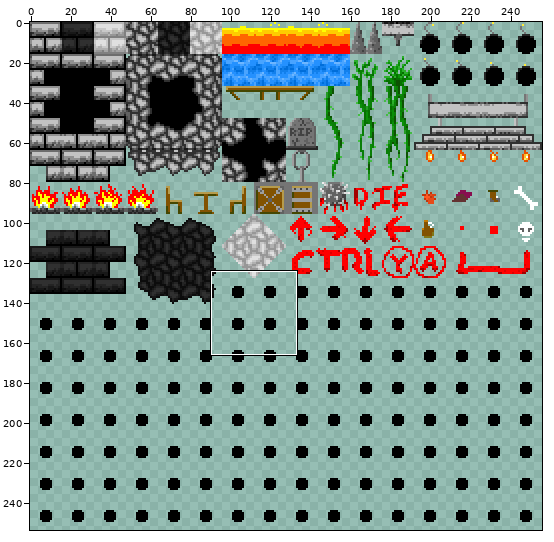
Sprite sheet: Assets/Tiles/TileSet.png. The picture above shows the old version from afar; the outline marks the close-up.
Close-up. First the earlier version:
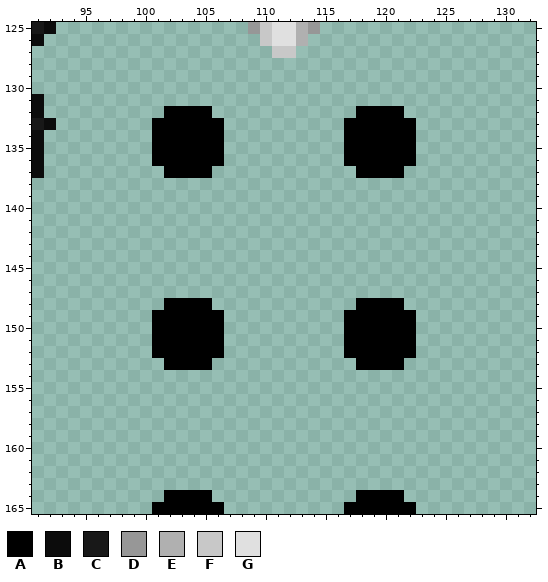
The file is 256x256 pixels. Colours within 5 levels of each other are drawn and written as one. Shown: x 91..132, y 125..165. The wide view leaves out empty margins. The commit also changed other parts of the picture, which this record leaves out.
Palette (. is transparent): A #000000  B #0c0c0c  C #181818  D #979797  E #b0b0b0  F #c8c8c8  G #e0e0e0
Pixels before, first column x 91:
125 CB................DFGGED........
126 B..................FGGE.........
127 ....................FF..........
128 ................................
129 ................................
130 ................................
131 B...............................
132 B..........AAAA............AAAA.
133 CB........AAAAAA..........AAAAAA
134 B.........AAAAAA..........AAAAAA
135 B.........AAAAAA..........AAAAAA
136 B.........AAAAAA..........AAAAAA
137 B..........AAAA............AAAA.
138 ................................
139 ................................
140 ................................
141 ................................
142 ................................
143 ................................
144 ................................
145 ................................
146 ................................
147 ................................
148 ...........AAAA............AAAA.
149 ..........AAAAAA..........AAAAAA
150 ..........AAAAAA..........AAAAAA
151 ..........AAAAAA..........AAAAAA
152 ..........AAAAAA..........AAAAAA
153 ...........AAAA............AAAA.
154 ................................
155 ................................
156 ................................
157 ................................
158 ................................
159 ................................
160 ................................
161 ................................
162 ................................
163 ................................
164 ...........AAAA............AAAA.
165 ..........AAAAAA..........AAAAAA
The result:
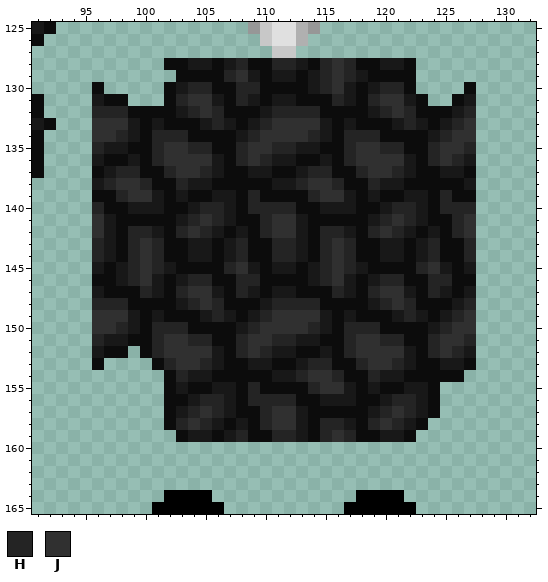
Colours new in this view: H #242424  J #303030
The exact change:
y 128: x 102..122 ..................... -> BBCCBCHBBHHCBHJHBBCCB
y 129: x 103..122 .................... -> BBBBHJCBCCBCHJHCBBBB
y 130: x 96 . -> B; x 102..122 ..................... -> BCHHBBHHBBBBCHJCBCHHB; x 127 . -> B
y 131: x 96..98 ... -> CBB; x 102..123 ...................... -> BHJJCBHCBCCBBBHCBHJJCB; x 126..127 .. -> BC
y 132: x 96..127 ......AAAA............AAAA...... -> HHHBBBBCHJHBBBCHHHHBBBBCHJHBBBCH
y 133: x 96..127 .....AAAAAA..........AAAAAA..... -> JJJCBCBBBCHCBCHJJJJCBCBBBCHCBCHJ
y 134: x 96..127 .....AAAAAA..........AAAAAA..... -> JJHCBHHHBBBBCHJJJJHCBHHHBBBBCHJJ
y 135: x 96..127 .....AAAAAA..........AAAAAA..... -> HCCBBHJJHHBBHJJHHCCBBHJJHHBBHJJH
y 136: x 96..127 .....AAAAAA..........AAAAAA..... -> CBBCBHJJJJCBHJHCCBBCBHJJJJCBHJHC
y 137: x 96..127 ......AAAA............AAAA...... -> BCHHBBHJJHCBBCCBBCHHBBHJJHCBBCCB
y 138: x 96..127 ................................ -> CHJJHBBHCCBBBBBCCHJJHBBHCCBBBBBC
y 139: x 96..127 ................................ -> BBHJJCBCBBCCBHBBBBHJJCBCBBCCBHBB
y 140: x 96..127 ................................ -> HBBCCCBBCHHCBHHHHBBCCCBBCHHCBHHH
y 141: x 96..127 ................................ -> JCBBBBBCHJHCBBHJJCBBBBBCHJHCBBHJ
y 142: x 96..127 ................................ -> JCBHHCBHJHCBCBHJJCBHHCBHJHCBCBHJ
y 143..144: x 96..127 ................................ -> HCBHJHBBCCBCHBBHHCBHJHBBCCBCHBBH
y 145: x 96..127 ................................ -> CBCHJHCBBBBHJCBCCBCHJHCBBBBHJCBC
y 146: x 96..127 ................................ -> BBCHJCBCHHBBHHBBBBCHJCBCHHBBHHBB
y 147: x 96..127 ................................ -> CBBBHCBHJJCBHCBCCBBBHCBHJJCBHCBC
y 148: x 96..127 ......AAAA............AAAA...... -> HHHBBBBCHJHBBBCHHHHBBBBCHJHBBBCH
y 149: x 96..127 .....AAAAAA..........AAAAAA..... -> JJJCBCBBBCHCBCHJJJJCBCBBBCHCBCHJ
y 150: x 96..127 .....AAAAAA..........AAAAAA..... -> JJHCBHHHBBBBCHJJJJHCBHHHBBBBCHJJ
y 151: x 96..127 .....AAAAAA..........AAAAAA..... -> HCCBBHJJHHBBHJJHHCCBBHJJHHBBHJJH
y 152: x 96..98 ... -> CBB; x 100..127 .AAAAAA..........AAAAAA..... -> BHJJJJCBHJHCCBBCBHJJJJCBHJHC
y 153: x 96 . -> B; x 101..127 .AAAA............AAAA...... -> BHJJHCBBCCBBCHHBBHJJHCBBCCB
y 154: x 102..126 ......................... -> BHCCBBBBBCCHJJHBBHCCBBBBB
y 155: x 102..124 ....................... -> BCBBCCBHBBBBHJJCBCBBCCB
y 156: x 102..124 ....................... -> BBCHHCBHHHHBBCCCBBCHHCB
y 157: x 102..124 ....................... -> BCHJHCBBHJJCBBBBBCHJHCB
y 158: x 102..123 ...................... -> BHJHCBCBHJJCBHHCBHJHCB
y 159: x 103..122 .................... -> BCCBCHBBHHCBHJHBBCCB
